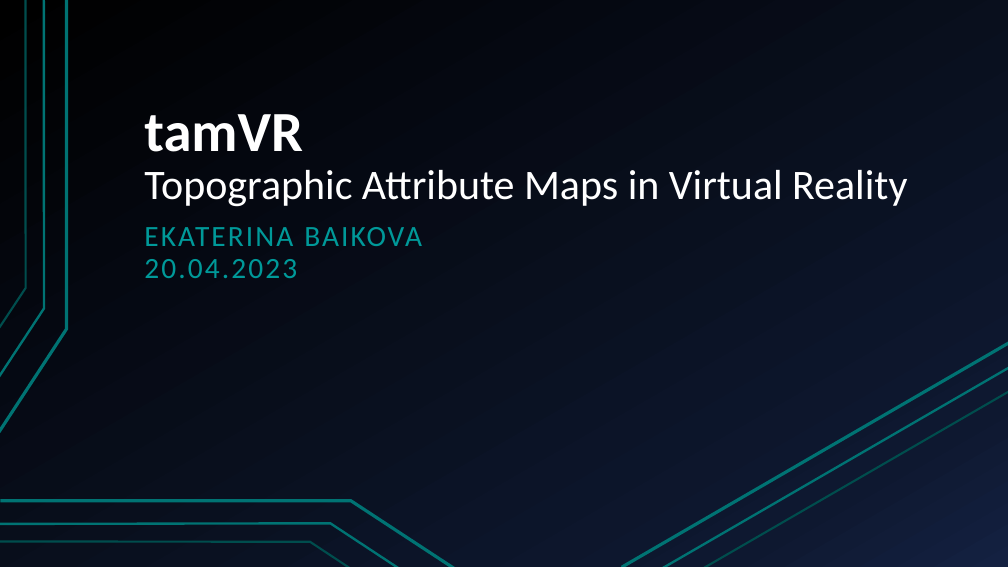
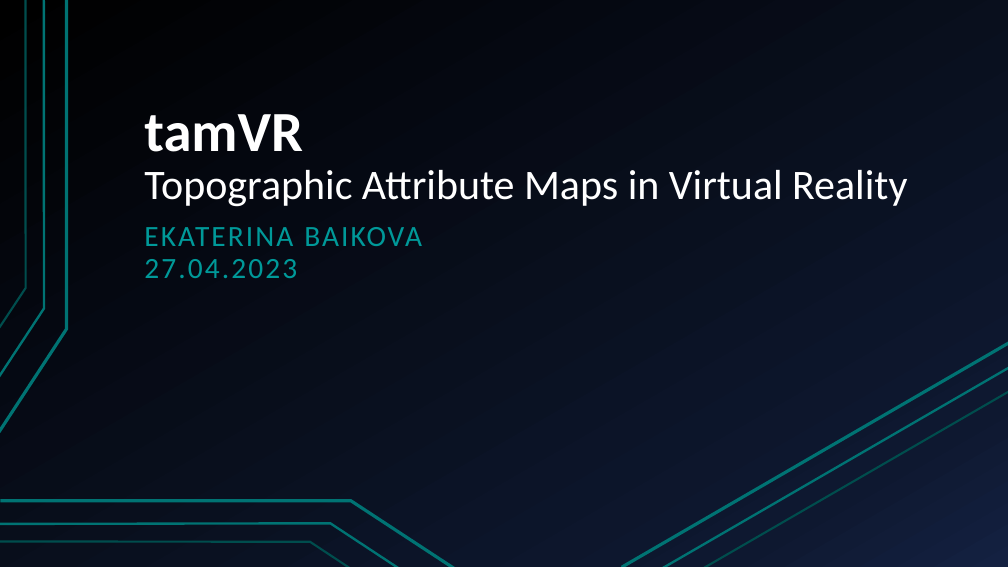
Before and after one commit to dedovskaya/Tam-VR, a slide deck: slide 1 of Presentation/tamVR20042023.pptx. Drawn at 1008x567 pixels with LibreOffice and Linux fonts; fonts in the diff are those of the drawing. Boxes give left, top, right and bottom in pixels: in the first picture for what was removed or moved away, otherwise in the second. Text is boxed around its words. In the diff, an @@ line names an element or a change of style, - is before the commit and + after.

```diff
--- a/Presentation/tamVR20042023.pptx
+++ b/Presentation/tamVR20042023.pptx
@@ subtitle at box(144, 259, 297, 278): text changed @@
-20.04.2023
+27.04.2023
```
Also in this commit, not shown: 46 other files.
